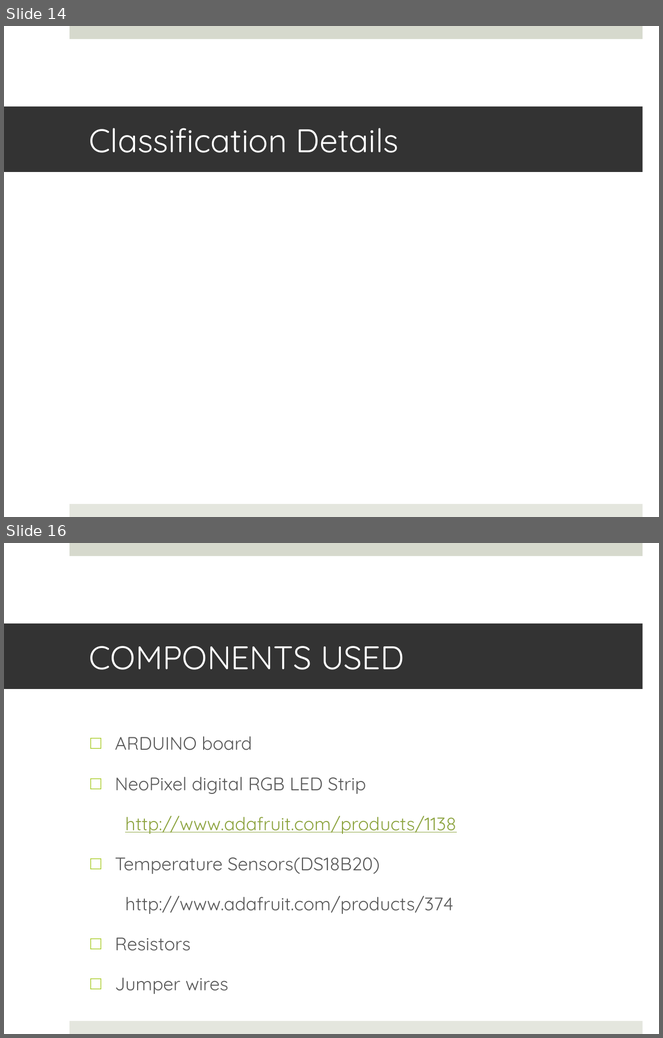
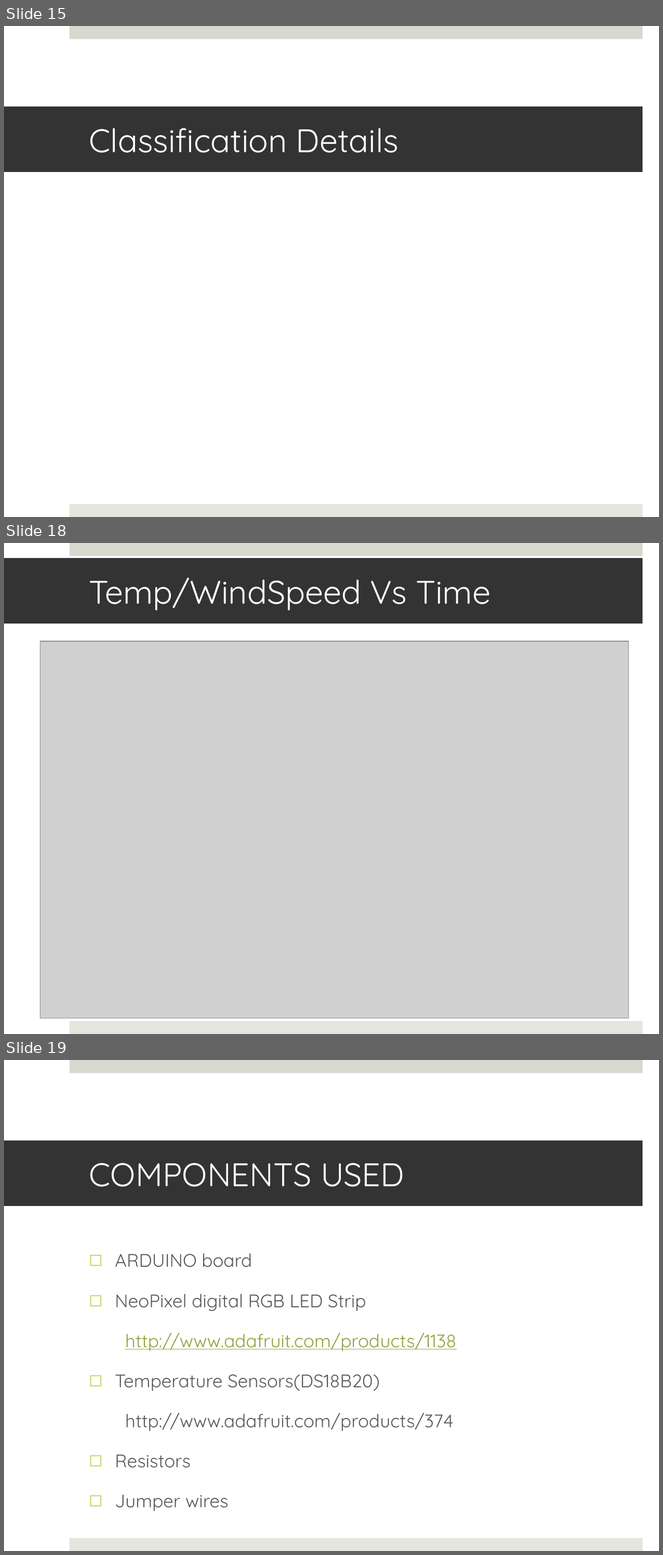
Before and after one commit to sasmita/QuantumLight, a slide deck: QL_Presentation1.pptx. Shown one above the other, each under a label of ours: slides 14 and 16 before the commit, slides 15, 18 and 19 after it; the slides between them are not shown. The pictures are 663x1038 and 663x1555 pixels, drawn with LibreOffice and Linux fonts; fonts in the diff are those of the drawing; grey boxes stand for pictures. Boxes give left, top, right and bottom in pixels: in the first picture for what was removed or moved away, otherwise in the second. Text is boxed around its words. In the diff, an @@ line names an element or a change of style, - is before the commit and + after.

```diff
--- a/QL_Presentation1.pptx
+++ b/QL_Presentation1.pptx
@@ slide 18 added at (x1=4, y1=543, x2=659, y2=1034), background #FFFFFF; not listed: 2 template elements that a slide beside it also shows @@
@@ title added at (x1=4, y1=558, x2=643, y2=624), fill #333333, 36 pt, text #FFFFFF @@
+Temp/WindSpeed Vs Time
@@ picture added at (x1=40, y1=641, x2=629, y2=1019) @@
@@ what was slide 14 is now slide 15 @@
@@ what was slide 16 is now slide 19 @@
```
Also in this commit, not shown: 2 slides changed, 3 other slides added, 1 slide removed.
